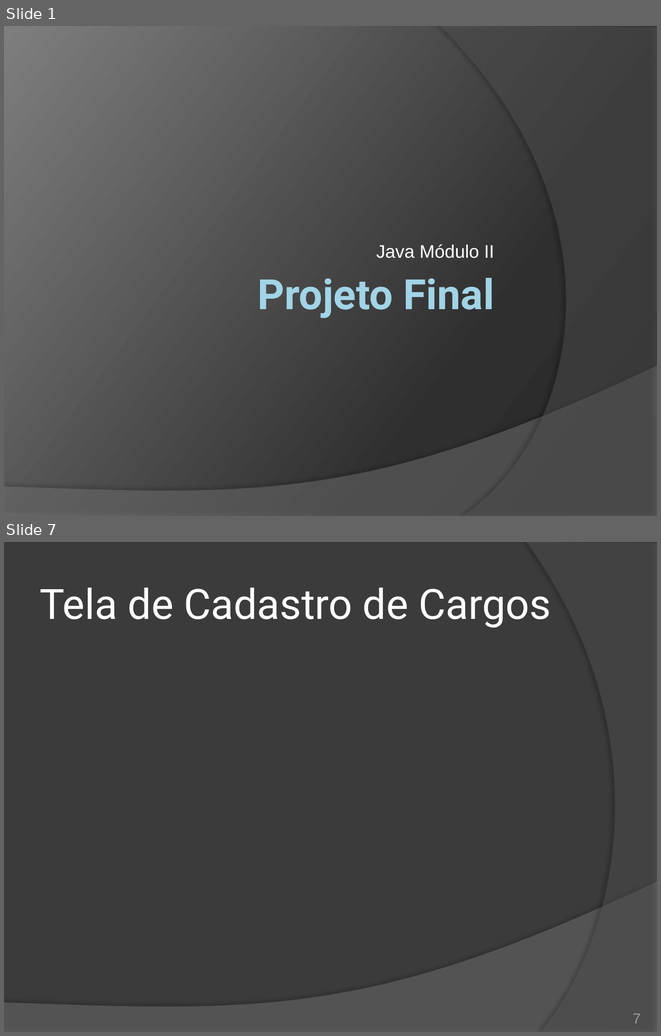
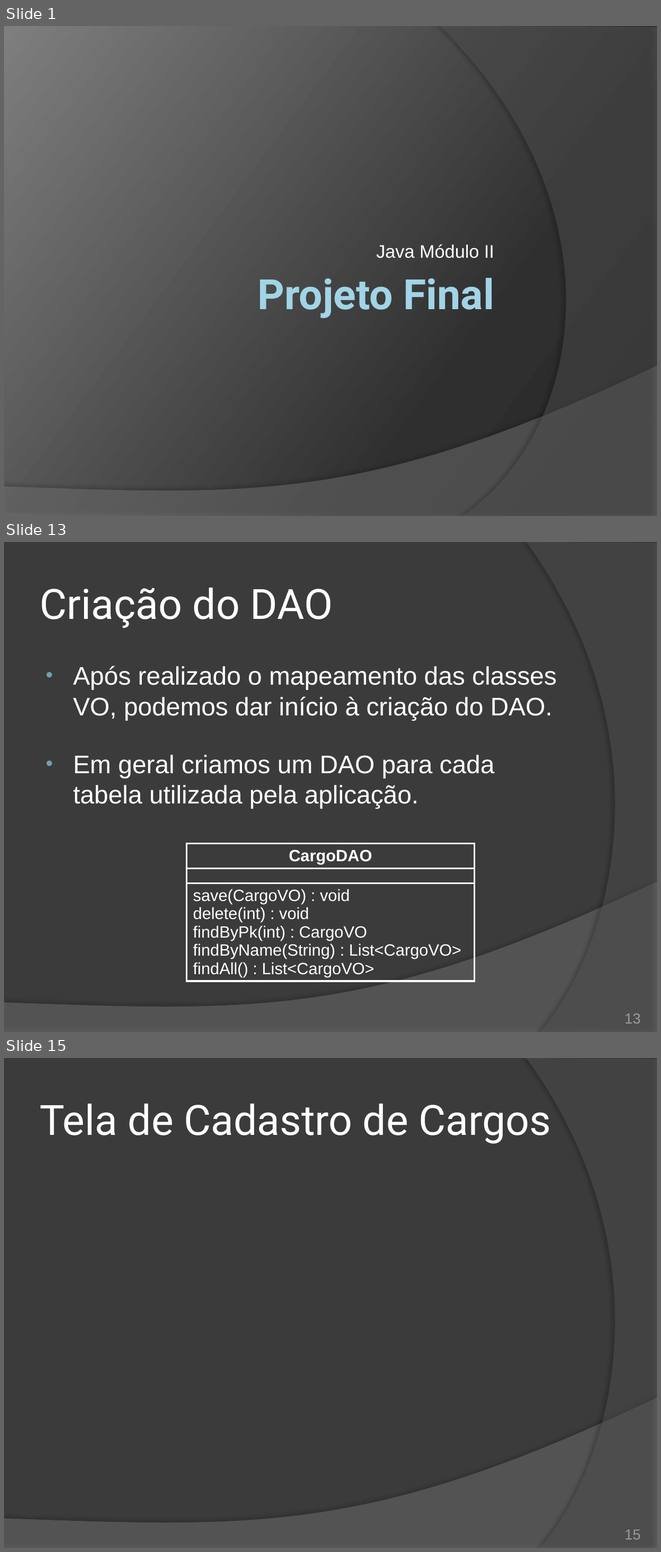
Before and after one commit to duchesqui/slzvieira-training, a slide deck: 2-Java-Programmer-Modulo-II/20.ProjetoFinal.pptx. Shown one above the other, each under a label of ours: slides 1 and 7 before the commit, slides 1, 13 and 15 after it; the slides between them are not shown. The pictures are 661x1036 and 661x1552 pixels, drawn with LibreOffice and Linux fonts; fonts in the diff are those of the drawing. Boxes give left, top, right and bottom in pixels: in the first picture for what was removed or moved away, otherwise in the second. Text is boxed around its words. In the diff, an @@ line names an element or a change of style, - is before the commit and + after.

```diff
--- a/2-Java-Programmer-Modulo-II/20.ProjetoFinal.pptx
+++ b/2-Java-Programmer-Modulo-II/20.ProjetoFinal.pptx
@@ slide 13 added at <box>4,542,657,1032</box>, background #3B3B3B; not listed: 2 template elements that a slide beside it also shows @@
@@ title added at <box>40,588,333,628</box>, 46 pt, text #FFFFFF @@
+Criação do DAO
@@ text added at <box>73,665,557,808</box>, 28 pt, text #FFFFFF @@
+• Após realizado o mapeamento das classes VO, podemos dar início à criação do DAO.
+• Em geral criamos um DAO para cada tabela utilizada pela aplicação.
@@ table added at <box>187,844,475,989</box>, 3 rows, 1 columns @@
+CargoDAO
+
+save(CargoVO) : void / delete(int) : void / findByPk(int) : CargoVO / findByName(String) : List<CargoVO> / findAll() : List<CargoVO>
@@ page number added at <box>625,1013,641,1023</box>, 16 pt, text #9D9B9A @@
+13
@@ what was slide 7 is now slide 15 @@
@@ page number at <box>625,1529,641,1539</box>: text changed @@
-7
+15
```
Also in this commit, not shown: 4 slides changed, 8 other slides added, 1 slide removed, 6 other files.
